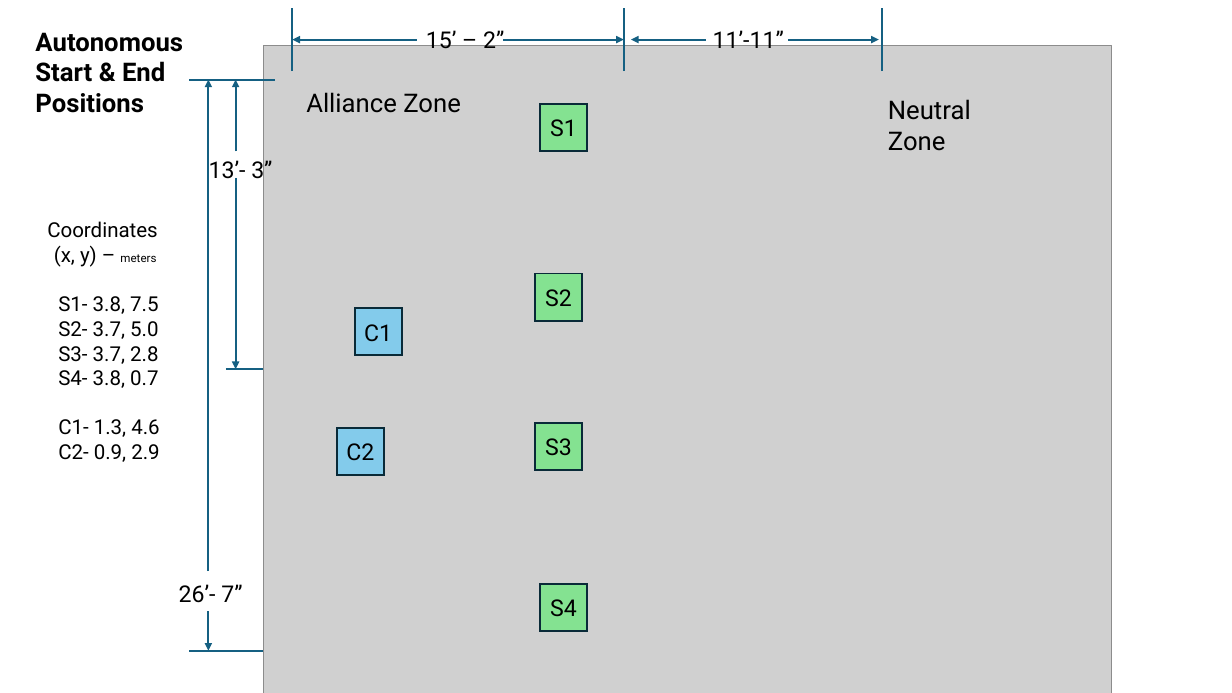
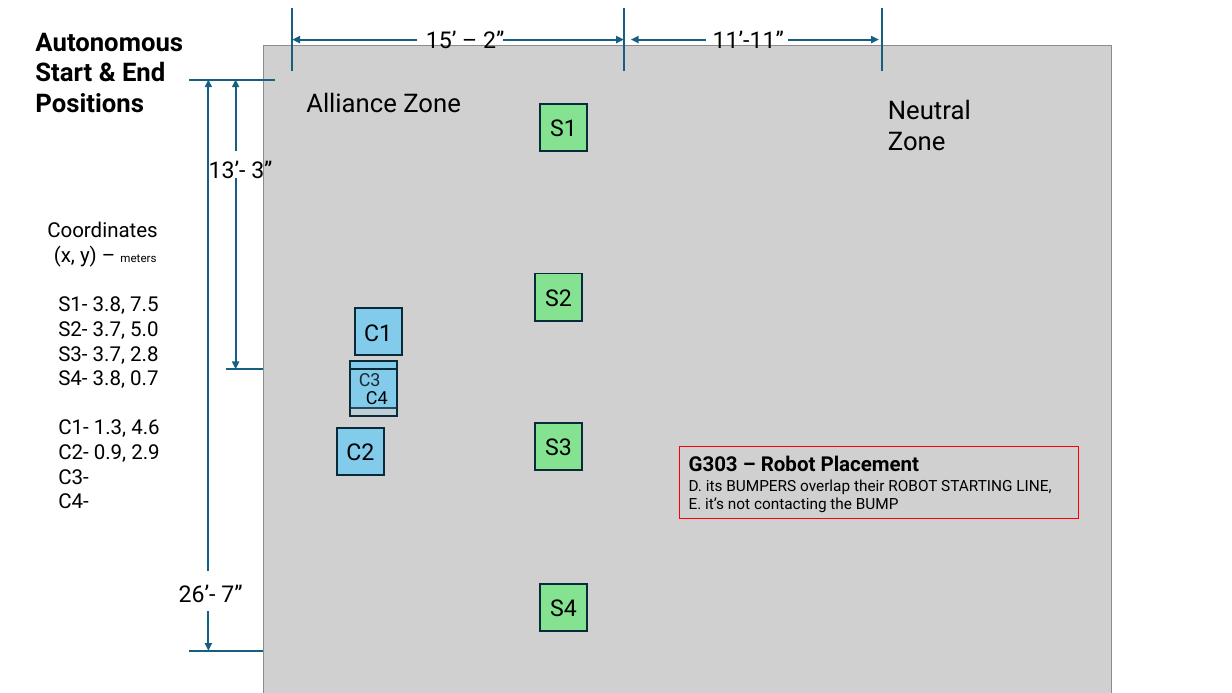
Before and after one commit to 6107/2026-Rebuilt, a slide deck: slide 3 of docs/Controller Mappings & Paths.pptx. Drawn at 1232x693 pixels with LibreOffice and Linux fonts; fonts in the diff are those of the drawing; grey boxes stand for pictures. Boxes give left, top, right and bottom in pixels: in the first picture for what was removed or moved away, otherwise in the second. Text is boxed around its words. In the diff, an @@ line names an element or a change of style, - is before the commit and + after.

```diff
--- a/docs/Controller Mappings & Paths.pptx
+++ b/docs/Controller Mappings & Paths.pptx
@@ rectangle added at (349,361,396,409), fill #83CBEB, outline #092A39 1.5 pt, 14 pt, text #000000 @@
+C3
@@ rectangle added at (349,369,396,416), fill #83CBEB at 20% opacity, outline #092A39 1.5 pt, 14 pt, text #000000 @@
+C4
@@ rectangle added at (679,446,1078,518), outline #FF0000 0.75 pt, 12 pt, text #000000 @@
+G303 – Robot Placement
+D. its BUMPERS overlap their ROBOT STARTING LINE,
+E. it’s not contacting the BUMP
@@ text at (58,469,88,509): paragraphs added @@
+C3-
+C4-
```
Also in this commit, not shown: 2 other slides changed, 2 slides added, 2 other files.
